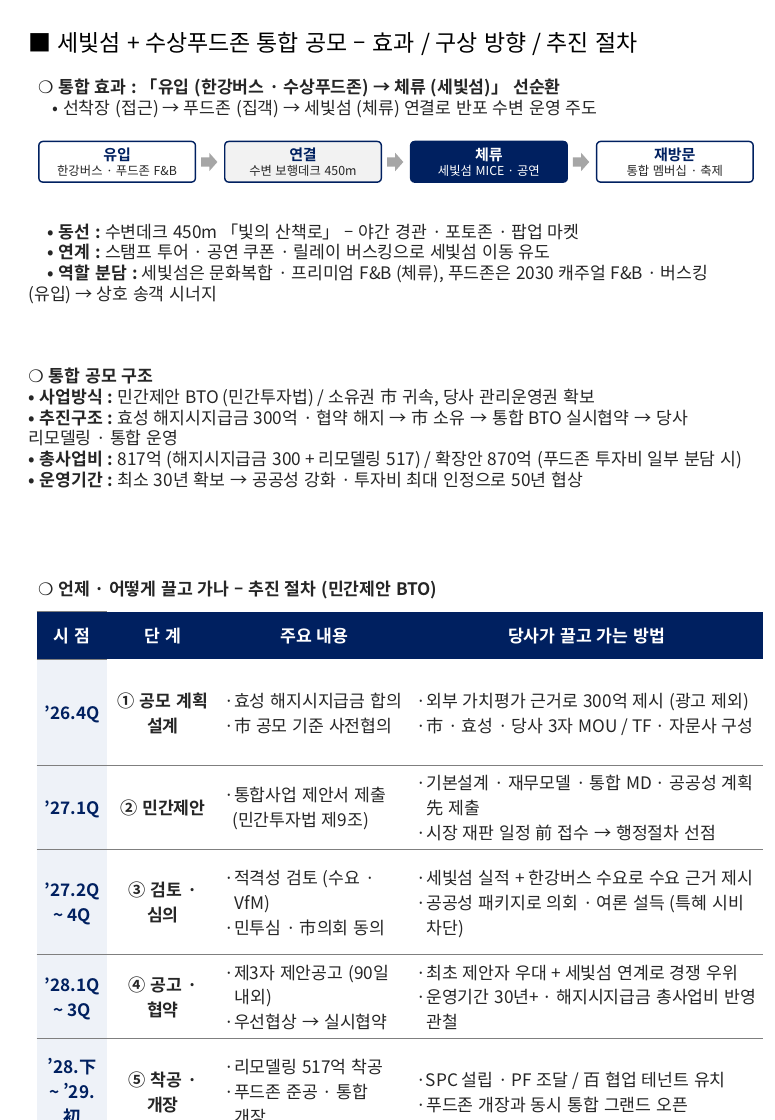
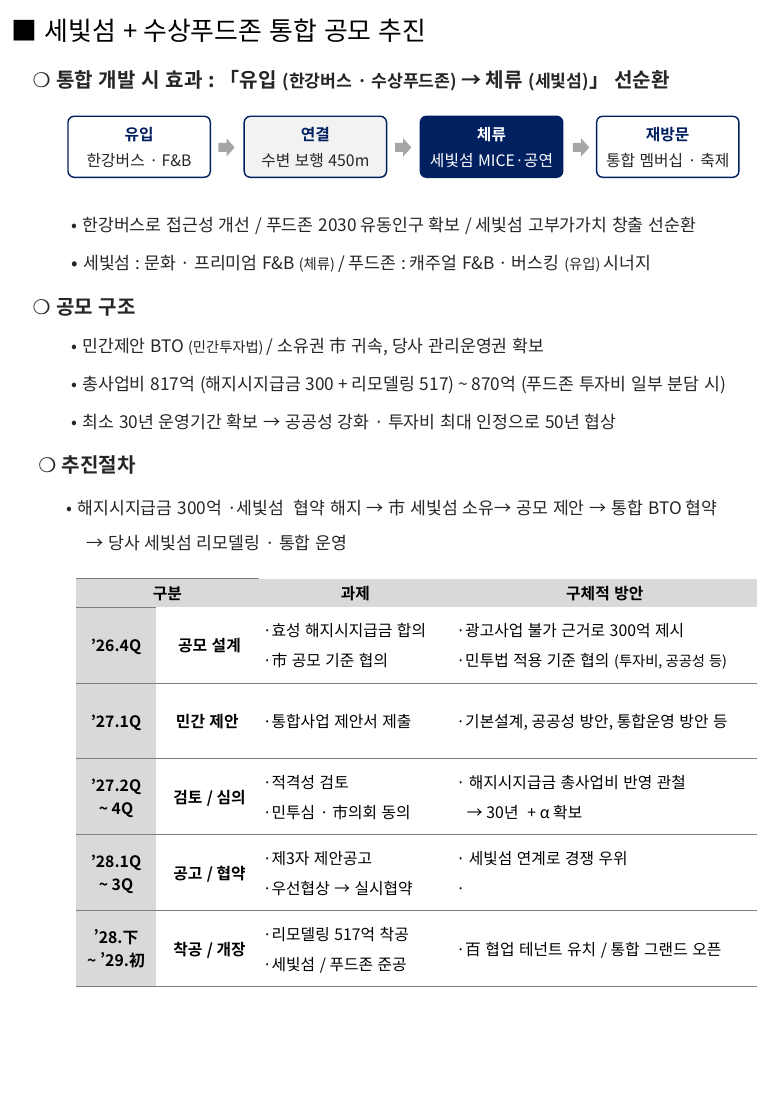
Before and after one commit to ukyung8822/test1, a slide deck: slide 2 of 세빛섬_인수변경안_보완.pptx. Drawn at 775x1120 pixels with LibreOffice and Linux fonts; fonts in the diff are those of the drawing. Boxes give left, top, right and bottom in pixels: in the first picture for what was removed or moved away, otherwise in the second. Text is boxed around its words. In the diff, an @@ line names an element or a change of style, - is before the commit and + after.

```diff
--- a/세빛섬_인수변경안_보완.pptx
+++ b/세빛섬_인수변경안_보완.pptx
@@ text at (x1=45, y1=18, x2=726, y2=551): text changed @@
-❍ 통합 효과 : 「유입 (한강버스 · 수상푸드존) → 체류 (세빛섬)」 선순환
-• 선착장 (접근) → 푸드존 (집객) → 세빛섬 (체류) 연결로 반포 수변 운영 주도
-• 동선 : 수변데크 450m 「빛의 산책로」 – 야간 경관 · 포토존 · 팝업 마켓
-• 연계 : 스탬프 투어 · 공연 쿠폰 · 릴레이 버스킹으로 세빛섬 이동 유도
-• 역할 분담 : 세빛섬은 문화복합 · 프리미엄 F&B (체류), 푸드존은 2030 캐주얼 F&B · 버스킹 (유입) → 상호 송객 시너지
-❍ 통합 공모 구조
-• 사업방식 : 민간제안 BTO (민간투자법) / 소유권 市 귀속, 당사 관리운영권 확보
-• 추진구조 : 효성 해지시지급금 300억 · 협약 해지 → 市 소유 → 통합 BTO 실시협약 → 당사 리모델링 · 통합 운영
-• 총사업비 : 817억 (해지시지급금 300 + 리모델링 517) / 확장안 870억 (푸드존 투자비 일부 분담 시)
-• 운영기간 : 최소 30년 확보 → 공공성 강화 · 투자비 최대 인정으로 50년 협상
+■ 세빛섬 + 수상푸드존 통합 공모 추진
+❍ 통합 개발 시 효과 : 「유입 (한강버스 · 수상푸드존) → 체류 (세빛섬)」 선순환
+• 한강버스로 접근성 개선 / 푸드존 2030 유동인구 확보 / 세빛섬 고부가가치 창출 선순환
+• 세빛섬 : 문화 · 프리미엄 F&B (체류) / 푸드존 : 캐주얼 F&B · 버스킹 (유입) 시너지
+❍ 공모 구조
+• 민간제안 BTO (민간투자법) / 소유권 市 귀속, 당사 관리운영권 확보
+• 총사업비 817억 (해지시지급금 300 + 리모델링 517) ~ 870억 (푸드존 투자비 일부 분담 시)
+• 최소 30년 운영기간 확보 → 공공성 강화 · 투자비 최대 인정으로 50년 협상
+❍ 추진절차
+• 해지시지급금 300억 ·세빛섬 협약 해지 → 市 세빛섬 소유→ 공모 제안 → 통합 BTO 협약
+→ 당사 세빛섬 리모델링 · 통합 운영
@@ text removed at (x1=58, y1=31, x2=637, y2=53) @@
-■ 세빛섬 + 수상푸드존 통합 공모 – 효과 / 구상 방향 / 추진 절차
@@ rounded rectangle "유입" resized from (x1=39, y1=142, x2=196, y2=182) to (x1=68, y1=116, x2=211, y2=177) @@
@@ rounded rectangle "연결" resized from (x1=225, y1=142, x2=382, y2=182) to (x1=244, y1=116, x2=386, y2=177) @@
@@ rounded rectangle "체류" resized from (x1=410, y1=142, x2=567, y2=182) to (x1=421, y1=116, x2=563, y2=177) @@
@@ rounded rectangle "재방문" resized from (x1=596, y1=142, x2=753, y2=182) to (x1=596, y1=116, x2=739, y2=177) @@
@@ rounded rectangle "재방문" at (x1=596, y1=116, x2=739, y2=177): size 10.5 to 11 pt in "재방문"; size 8.6 to 11 pt in "통합 멤버십 · 축제"; more space between paragraphs @@
@@ text in rounded rectangle at (x1=125, y1=126, x2=154, y2=142): size 10.5 to 11 pt in "유입"; more space between paragraphs @@
@@ right arrow moved from (x1=202, y1=153, x2=218, y2=172) to (x1=218, y1=138, x2=235, y2=157) @@
@@ text in rounded rectangle at (x1=301, y1=126, x2=330, y2=142): size 10.5 to 11 pt in "연결"; more space between paragraphs @@
@@ right arrow moved from (x1=388, y1=153, x2=404, y2=172) to (x1=395, y1=138, x2=411, y2=157) @@
@@ text in rounded rectangle at (x1=477, y1=126, x2=506, y2=142): size 10.5 to 11 pt in "체류"; more space between paragraphs @@
@@ right arrow moved from (x1=574, y1=153, x2=590, y2=172) to (x1=574, y1=138, x2=590, y2=157) @@
@@ text in rounded rectangle at (x1=87, y1=153, x2=192, y2=168): text changed; size 8.6 to 11 pt @@
-한강버스 · 푸드존 F&B
+한강버스 · F&B
@@ text in rounded rectangle at (x1=261, y1=153, x2=369, y2=168): text changed; size 8.6 to 11 pt @@
-수변 보행데크 450m
+수변 보행 450m
@@ text in rounded rectangle at (x1=430, y1=153, x2=553, y2=168): text changed; size 8.6 to 11 pt @@
-세빛섬 MICE · 공연
+세빛섬 MICE·공연
@@ text removed at (x1=58, y1=580, x2=437, y2=599) @@
-❍ 언제 · 어떻게 끌고 가나 – 추진 절차 (민간제안 BTO)
@@ table at (x1=76, y1=578, x2=756, y2=984) @@
-row 1: 시 점 | 단 계 | 주요 내용 | 당사가 끌고 가는 방법
+row 1: 구분 |  | 과제 | 구체적 방안
-row 2: ’26.4Q | ① 공모 계획 설계 | ·효성 해지시지급금 합의 / ·市 공모 기준 사전협의 | ·외부 가치평가 근거로 300억 제시 (광고 제외) / ·市 · 효성 · 당사 3자 MOU / TF · 자문사 구성
+row 2: ’26.4Q | 공모 설계 | ·효성 해지시지급금 합의 / ·市 공모 기준 협의 | ·광고사업 불가 근거로 300억 제시 / ·민투법 적용 기준 협의 (투자비, 공공성 등)
-row 3: ’27.1Q | ② 민간제안 | ·통합사업 제안서 제출 / (민간투자법 제9조) | ·기본설계 · 재무모델 · 통합 MD · 공공성 계획 先 제출 / ·시장 재판 일정 前 접수 → 행정절차 선점
+row 3: ’27.1Q | 민간 제안 | ·통합사업 제안서 제출 | ·기본설계, 공공성 방안, 통합운영 방안 등
-row 4: ’27.2Q / ~ 4Q | ③ 검토 · 심의 | ·적격성 검토 (수요 · VfM) / ·민투심 · 市의회 동의 | ·세빛섬 실적 + 한강버스 수요로 수요 근거 제시 / ·공공성 패키지로 의회 · 여론 설득 (특혜 시비 차단)
+row 4: ’27.2Q / ~ 4Q | 검토 / 심의 | ·적격성 검토 / ·민투심 · 市의회 동의 | · 해지시지급금 총사업비 반영 관철 / → 30년 + α 확보
-row 5: ’28.1Q / ~ 3Q | ④ 공고 · 협약 | ·제3자 제안공고 (90일 내외) / ·우선협상 → 실시협약 | ·최초 제안자 우대 + 세빛섬 연계로 경쟁 우위 / ·운영기간 30년+ · 해지시지급금 총사업비 반영 관철
+row 5: ’28.1Q / ~ 3Q | 공고 / 협약 | ·제3자 제안공고 / ·우선협상 → 실시협약 | · 세빛섬 연계로 경쟁 우위 / ·
-row 6: ’28.下 / ~ ’29.初 | ⑤ 착공 · 개장 | ·리모델링 517억 착공 / ·푸드존 준공 · 통합 개장 | ·SPC 설립 · PF 조달 / 百 협업 테넌트 유치 / ·푸드존 개장과 동시 통합 그랜드 오픈
+row 6: ’28.下 / ~ ’29.初 | 착공 / 개장 | ·리모델링 517억 착공 / ·세빛섬 / 푸드존 준공 | ·百 협업 테넌트 유치 / 통합 그랜드 오픈
@@ fill #002060 to #D9D9D9 in 3 cells @@
@@ fill #EEF2F8 to #D9D9D9 in 5 cells @@
@@ size 12 to 11 pt, text colour #002060 to #000000 in "’26.4Q", "’27.1Q", "’27.2Q", "~ 4Q" and 4 more places @@
@@ table resized from (x1=36, y1=611, x2=763, y2=1117) to (x1=76, y1=578, x2=756, y2=984) @@
```
Also in this commit, not shown: 6 other slides changed, 1 slide added.
